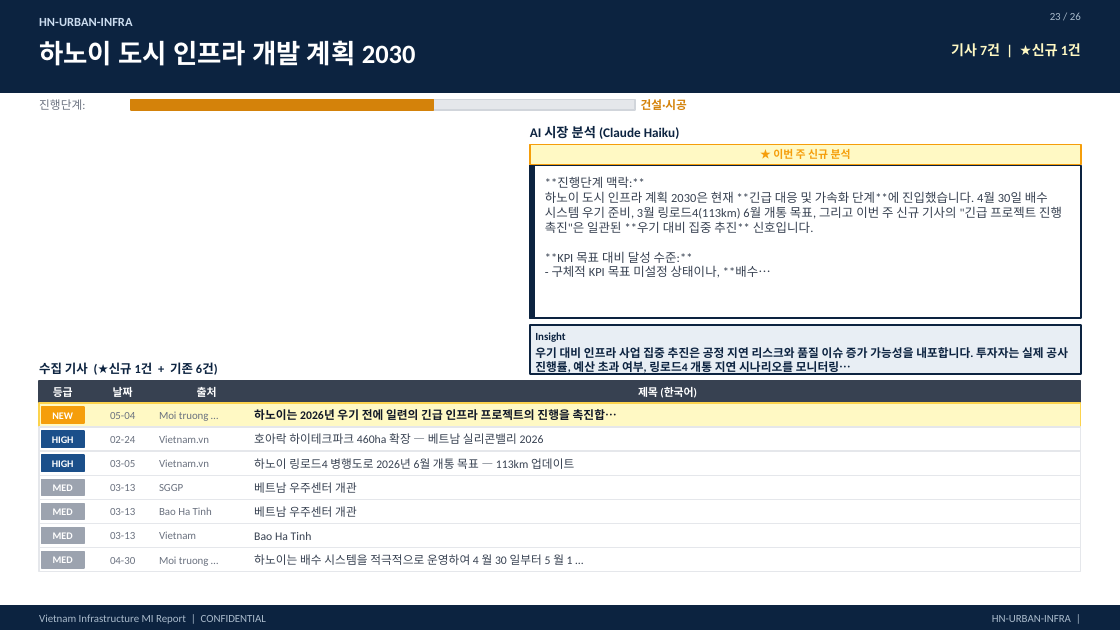
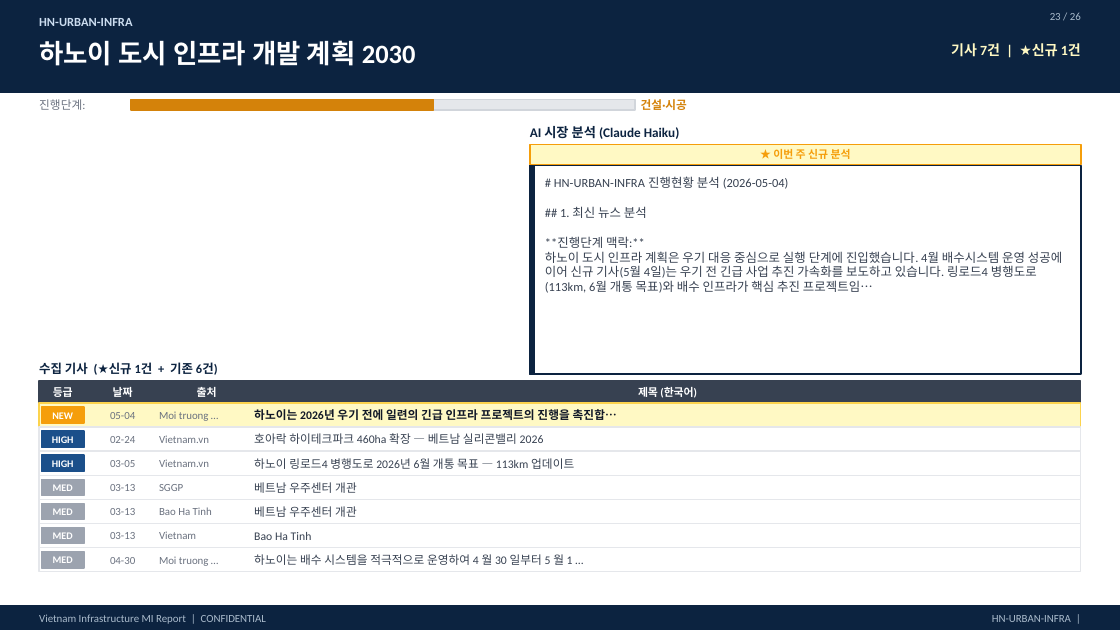
Before and after one commit to hms4792/vietnam-infra-news, a slide deck: slide 23 of docs/reports/VN_Infra_MI_Weekly_Report_20260509.pptx. Drawn at 1120x630 pixels with LibreOffice and Linux fonts; fonts in the diff are those of the drawing. Boxes give left, top, right and bottom in pixels: in the first picture for what was removed or moved away, otherwise in the second. Text is boxed around its words. In the diff, an @@ line names an element or a change of style, - is before the commit and + after.

```diff
--- a/docs/reports/VN_Infra_MI_Weekly_Report_20260509.pptx
+++ b/docs/reports/VN_Infra_MI_Weekly_Report_20260509.pptx
@@ rectangle: place and size @@
-rectangle at (530, 166, 1081, 318)
+rectangle at (530, 166, 1081, 374)
@@ rectangle: place and size @@
-rectangle at (530, 166, 534, 318)
+rectangle at (530, 166, 534, 374)
@@ text at (554, 176, 789, 218): paragraphs added @@
+# HN-URBAN-INFRA 진행현황 분석 (2026-05-04)
+## 1. 최신 뉴스 분석
@@ text at (545, 251, 1062, 293): text changed @@
-하노이 도시 인프라 계획 2030은 현재 **긴급 대응 및 가속화 단계**에 진입했습니다. 4월 30일 배수 시스템 우기 준비, 3월 링로드4(113km) 6월 개통 목표, 그리고 이번 주 신규 기사의 "긴급 프로젝트 진행 촉진"은 일관된 **우기 대비 집중 추진** 신호입니다.
-**KPI 목표 대비 달성 수준:**
-- 구체적 KPI 목표 미설정 상태이나, **배수…
+하노이 도시 인프라 계획은 우기 대응 중심으로 실행 단계에 진입했습니다. 4월 배수시스템 운영 성공에 이어 신규 기사(5월 4일)는 우기 전 긴급 사업 추진 가속화를 보도하고 있습니다. 링로드4 병행도로(113km, 6월 개통 목표)와 배수 인프라가 핵심 추진 프로젝트임…
@@ rectangle removed at (530, 325, 1081, 374) @@
@@ text removed at (535, 332, 565, 342) @@
-Insight
@@ text removed at (535, 347, 1068, 375) @@
-우기 대비 인프라 사업 집중 추진은 공정 지연 리스크와 품질 이슈 증가 가능성을 내포합니다. 투자자는 실제 공사 진행률, 예산 초과 여부, 링로드4 개통 지연 시나리오를 모니터링…
```
Also in this commit, not shown: 18 other slides changed, 6 other files.
